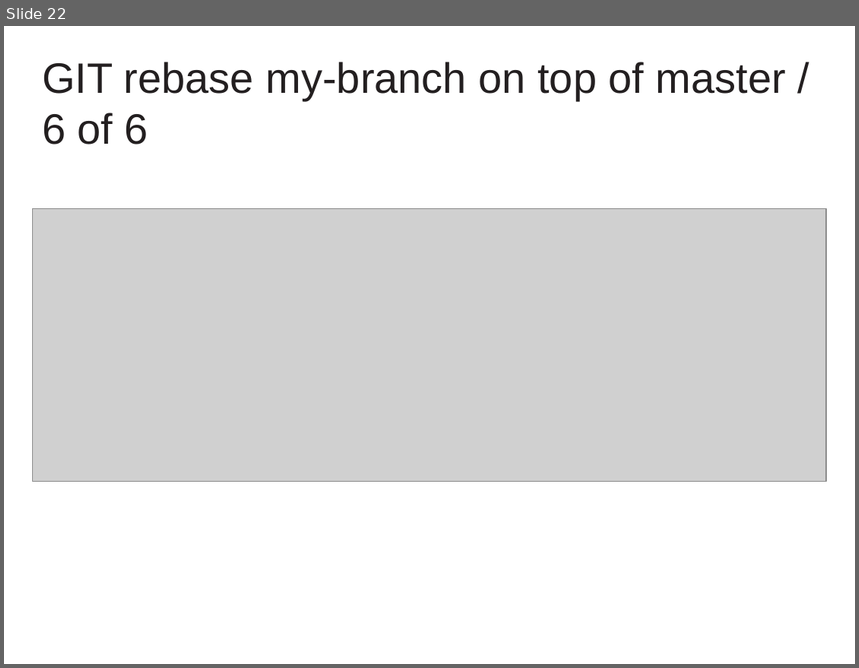
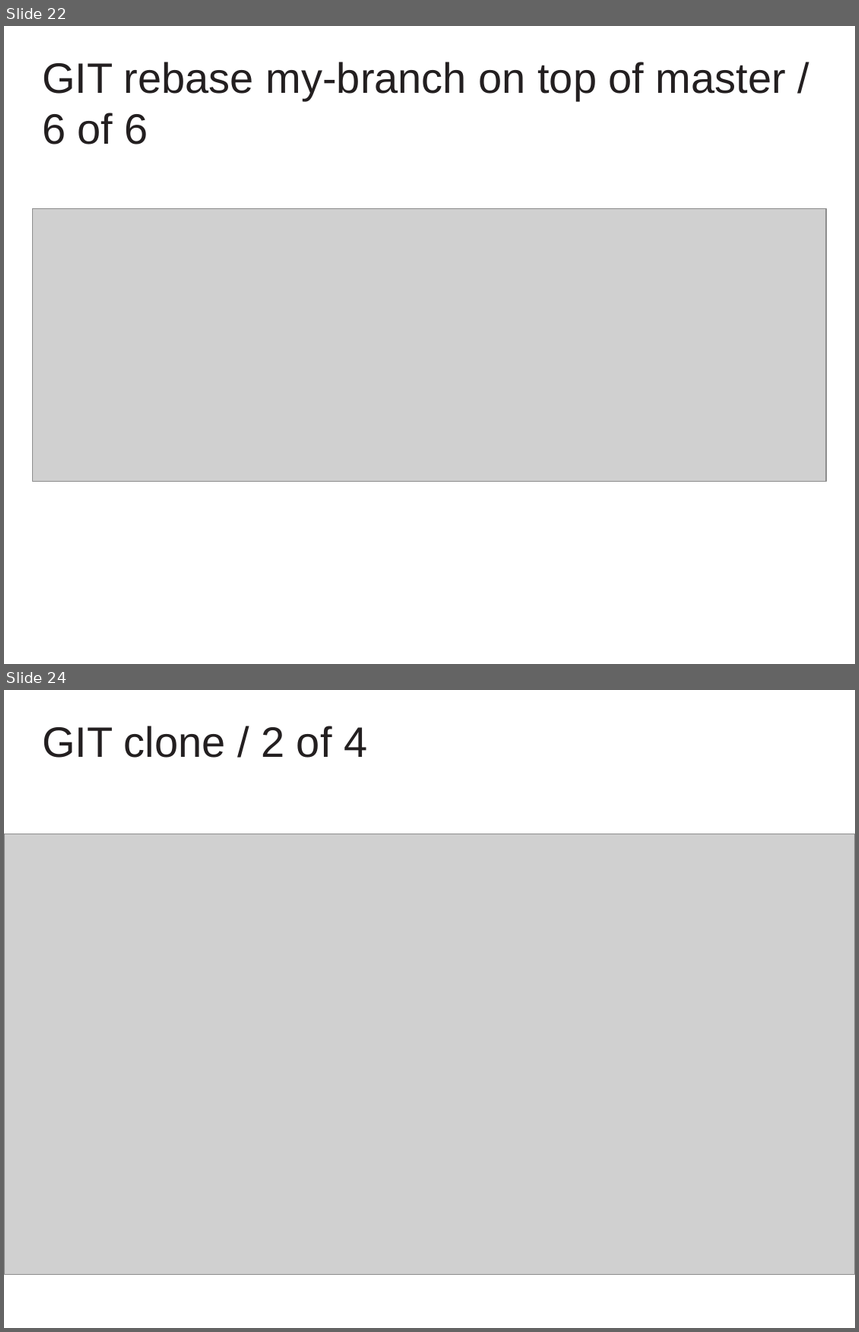
Before and after one commit to cvmocanu/git-presentation, a slide deck: GIT Presentation.pptx. Shown one above the other, each under a label of ours: slide 22 before the commit, slides 22 and 24 after it; the slides between them are not shown. The pictures are 859x668 and 859x1332 pixels, drawn with LibreOffice and Linux fonts; fonts in the diff are those of the drawing; grey boxes stand for pictures; background and template pictures are left out. Boxes give left, top, right and bottom in pixels: in the first picture for what was removed or moved away, otherwise in the second. Text is boxed around its words. In the diff, an @@ line names an element or a change of style, - is before the commit and + after.

```diff
--- a/GIT Presentation.pptx
+++ b/GIT Presentation.pptx
@@ slide 24 added at <box>4,690,855,1328</box>, background #FFFFFF @@
@@ text added at <box>42,726,367,758</box>, 36 pt, text #231F20 @@
+GIT clone / 2 of 4
@@ picture added at <box>5,834,855,1274</box> @@
```
Also in this commit, not shown: 3 slides changed, 13 other slides added, 5 slides removed, 29 other files.
